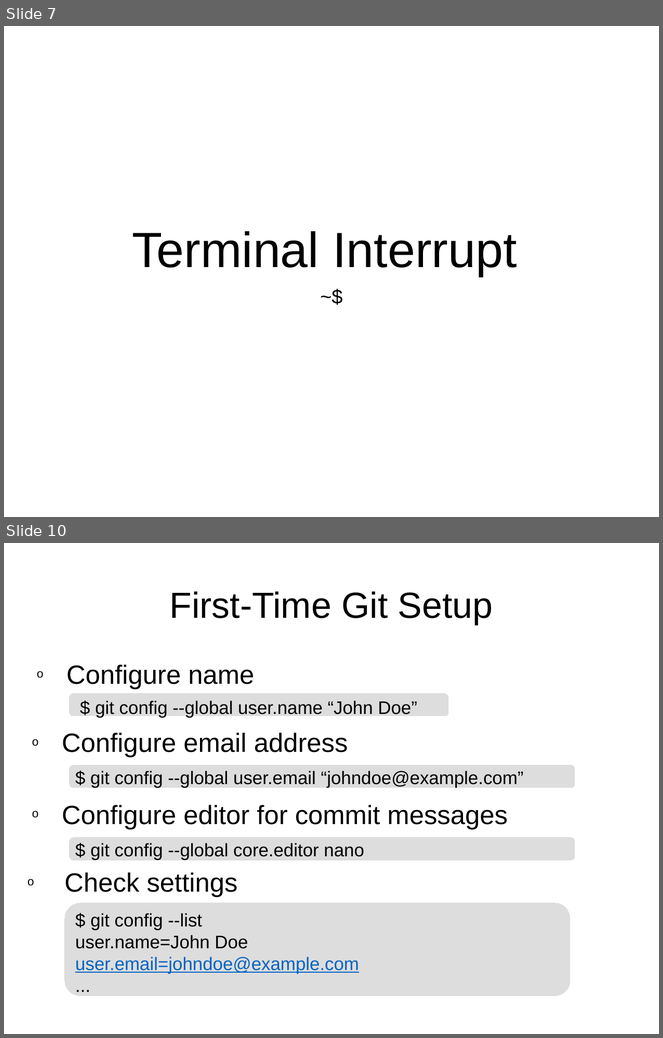
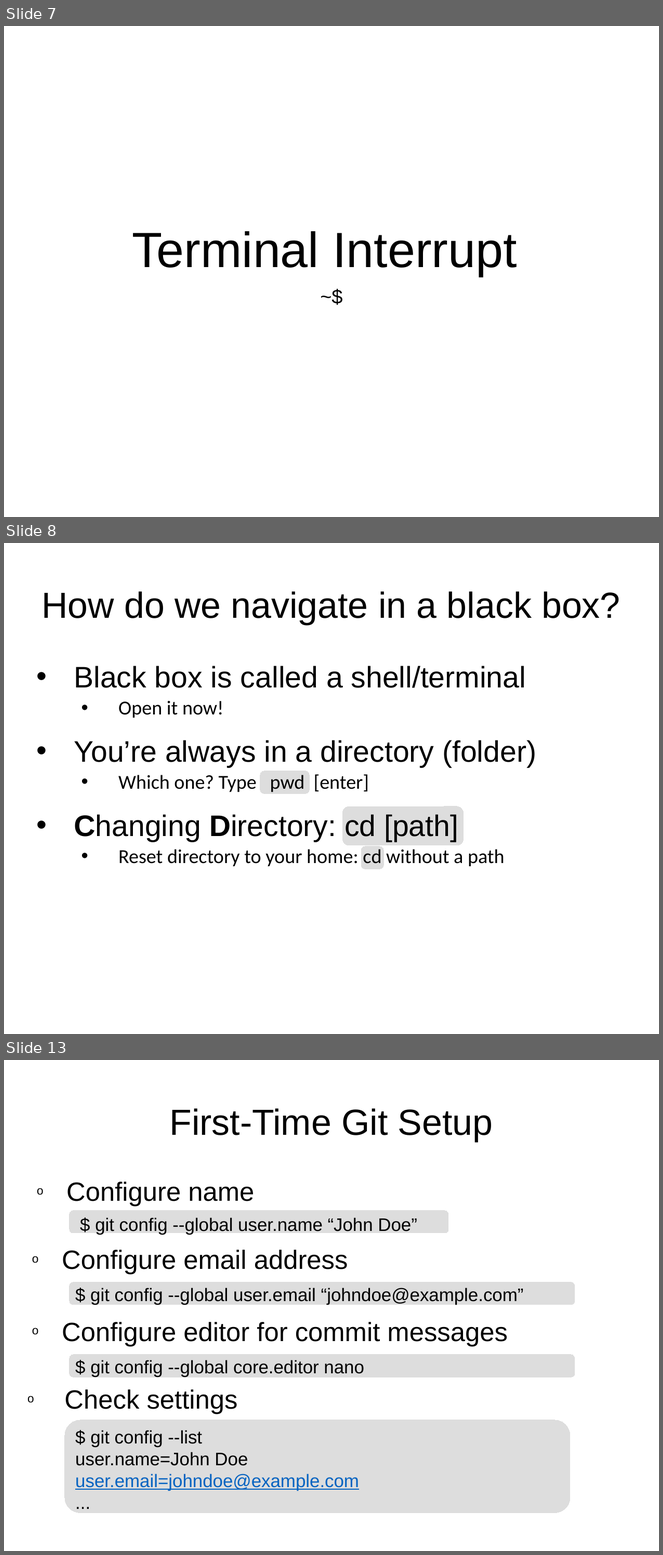
Before and after one commit to rachelplayer/isg-playground, a slide deck: git_workshop.pptx. Shown one above the other, each under a label of ours: slides 7 and 10 before the commit, slides 7, 8 and 13 after it; the slides between them are not shown. The pictures are 663x1038 and 663x1555 pixels, drawn with LibreOffice and Linux fonts; fonts in the diff are those of the drawing. Boxes give left, top, right and bottom in pixels: in the first picture for what was removed or moved away, otherwise in the second. Text is boxed around its words. In the diff, an @@ line names an element or a change of style, - is before the commit and + after.

Commit message:
Mainly changed the terminal side
Also added the other date, Nathans name, git reset&clean, and potentially a few smaller changes.
All in good spirit!

```diff
--- a/git_workshop.pptx
+++ b/git_workshop.pptx
@@ slide 8 added at box(4, 543, 659, 1034), background #FFFFFF @@
@@ title added at box(41, 591, 620, 625), 44 pt, text #000000 @@
+How do we navigate in a black box?
@@ text added at box(74, 666, 536, 866), 36 pt, text #000000 @@
+• Black box is called a shell/terminal
+  • Open it now!
+• You’re always in a directory (folder)
+  • Which one? Type pwd [enter]
+• Changing Directory: cd [path]
+  • Reset directory to your home: cd without a path
@@ freeform shape added at box(260, 771, 310, 794), fill #DDDDDD, outline #DDDDDD 0 pt @@
@@ freeform shape added at box(343, 807, 464, 846), fill #DDDDDD, outline #DDDDDD 0 pt @@
@@ freeform shape added at box(361, 847, 384, 870), fill #DDDDDD, outline #DDDDDD 0 pt @@
@@ what was slide 10 is now slide 13 @@
```
Also in this commit, not shown: 8 slides changed, 2 other slides added, 1 other file.
